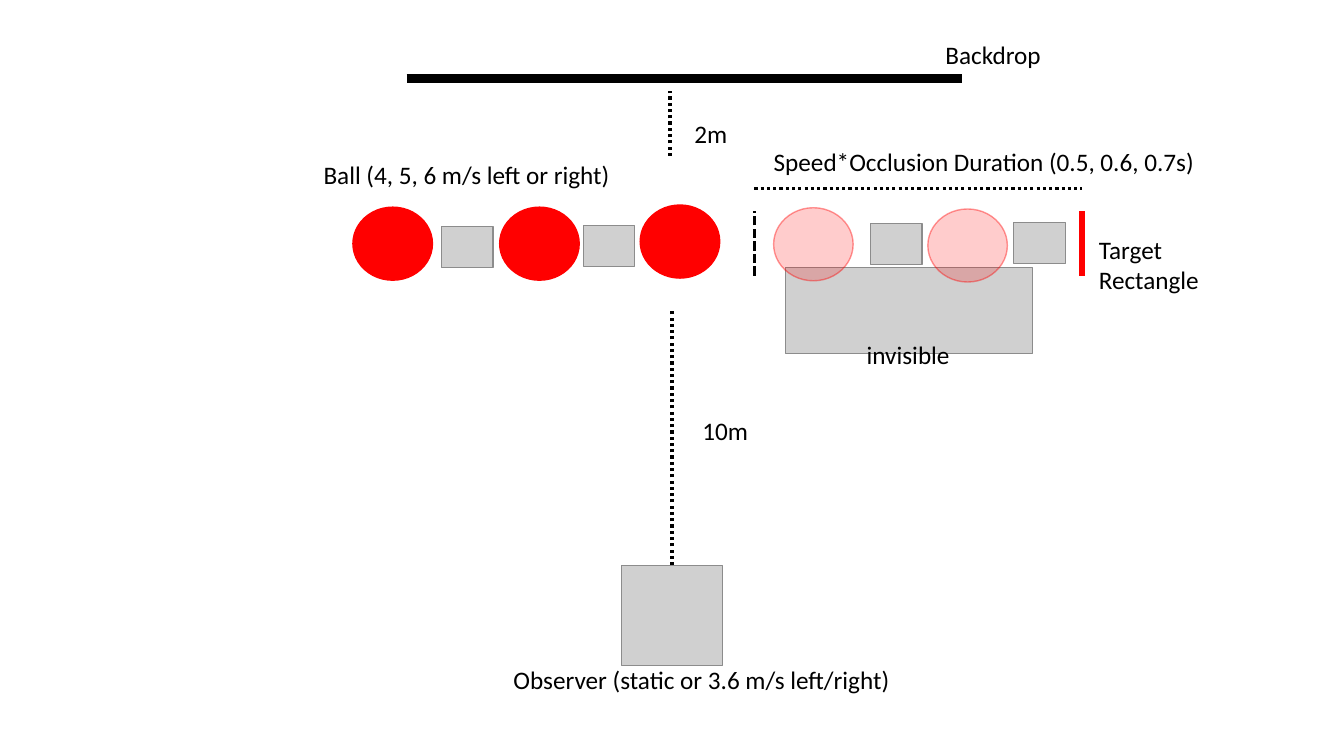
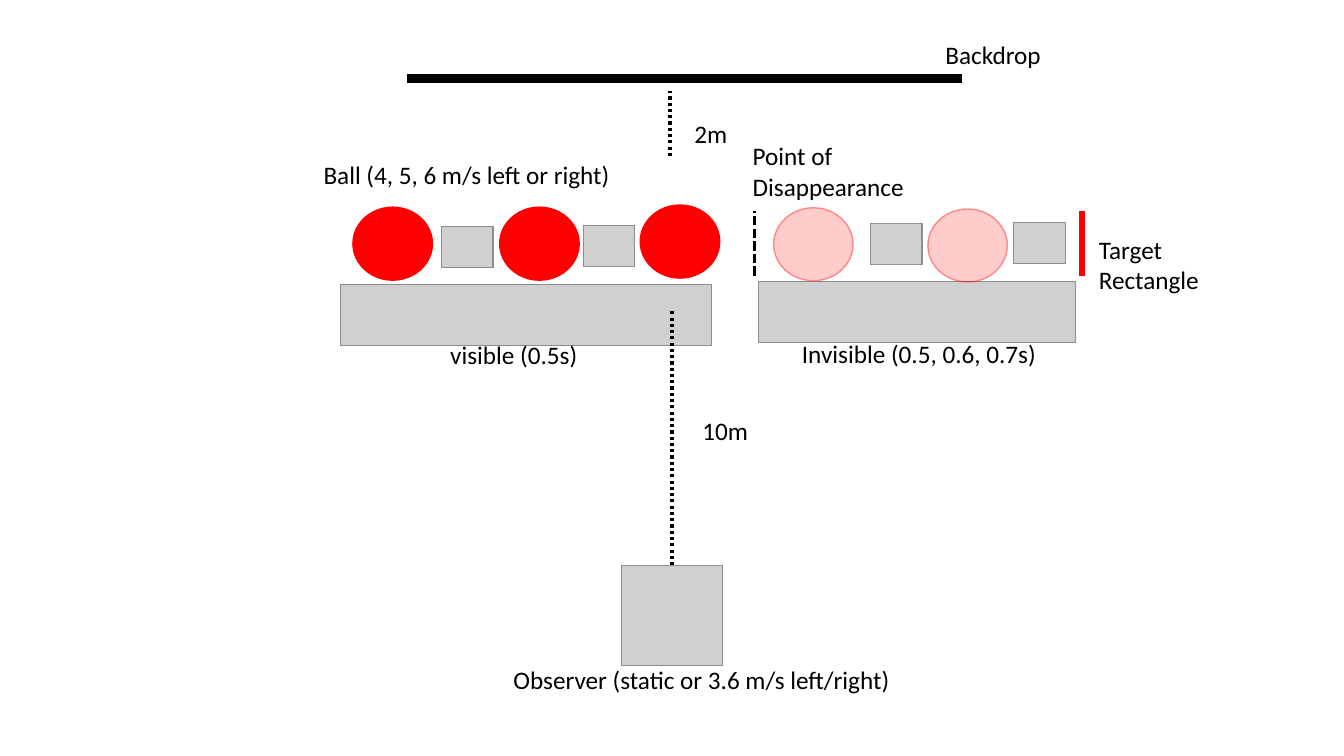
Before and after one commit to b-jorges/Predicting-while-Moving, a slide deck: slide 1 of Figures/Figure 2.pptx. Drawn at 1344x756 pixels with LibreOffice and Linux fonts; fonts in the diff are those of the drawing; grey boxes stand for pictures. Boxes give left, top, right and bottom in pixels: in the first picture for what was removed or moved away, otherwise in the second. Text is boxed around its words. In the diff, an @@ line names an element or a change of style, - is before the commit and + after.

```diff
--- a/Figures/Figure 2.pptx
+++ b/Figures/Figure 2.pptx
@@ text added at bbox=[753, 147, 904, 200], 18 pt, text #000000 @@
+Point of Disappearance
@@ text removed at bbox=[774, 152, 1193, 175] @@
-Speed*Occlusion Duration (0.5, 0.6, 0.7s)
@@ line removed from (754, 189) to (1082, 189) @@
@@ picture added at bbox=[341, 285, 711, 345] @@
@@ picture: place and size @@
-picture at bbox=[786, 268, 1033, 354]
+picture at bbox=[759, 282, 1076, 342]
@@ text added at bbox=[450, 344, 577, 368], 18 pt, text #000000 @@
+visible (0.5s)
@@ text at bbox=[802, 342, 1035, 367]: text changed @@
-invisible
+Invisible (0.5, 0.6, 0.7s)
```
Also in this commit, not shown: 9 other files.
